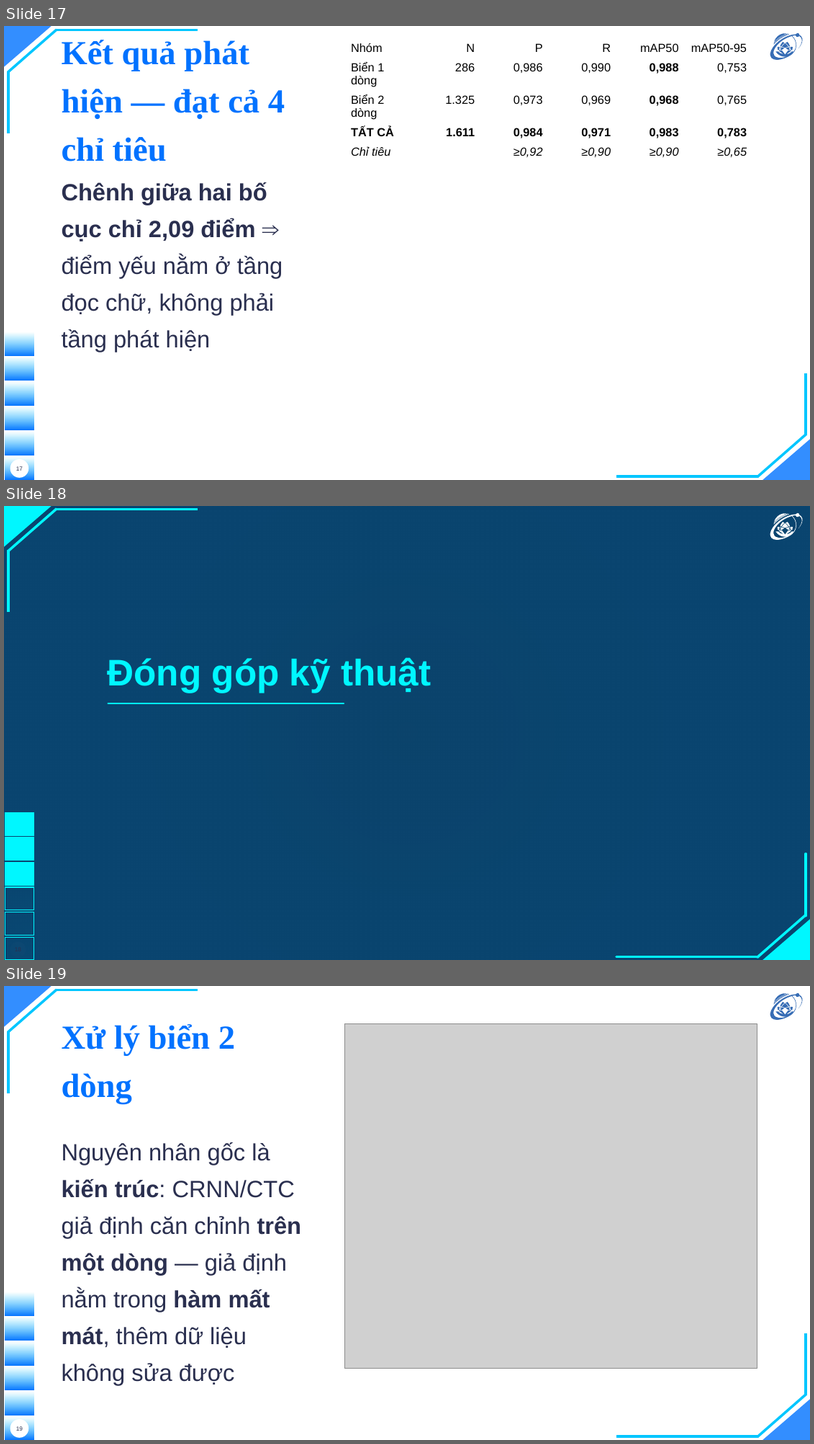
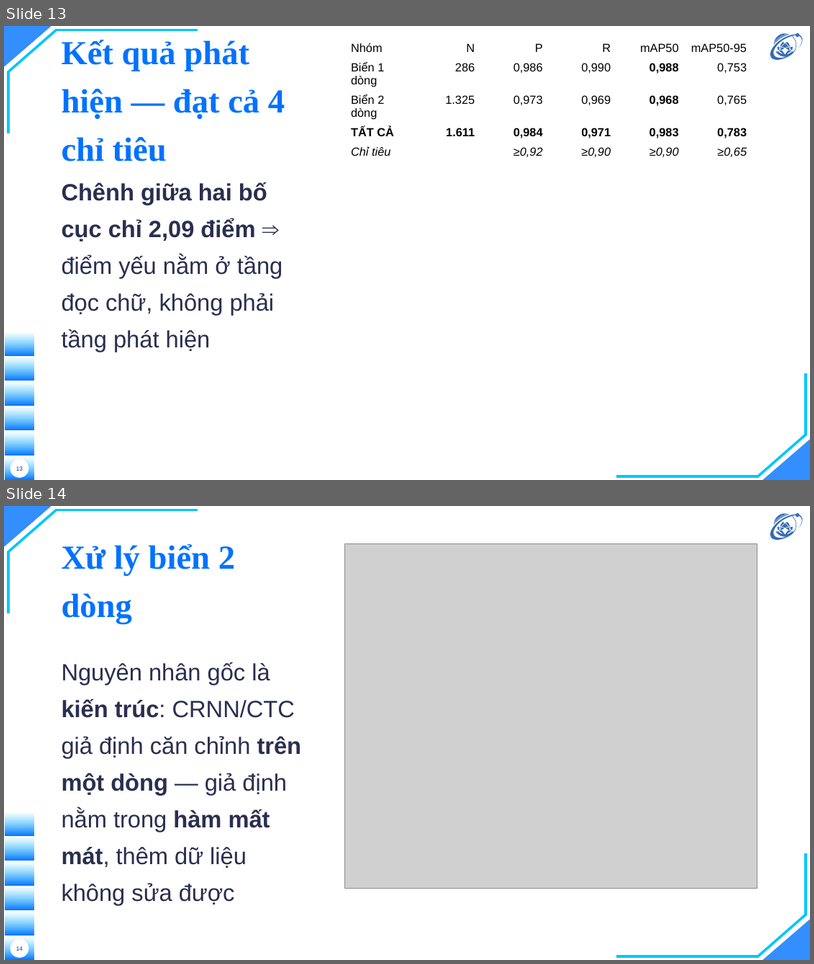
Before and after one commit to hieunguyen2604/alpr-do-an-mon-hoc, a slide deck: docs/slides/slides.pptx. Shown one above the other, each under a label of ours: slides 17, 18 and 19 before the commit, slides 13 and 14 after it. The pictures are 814x1444 and 814x964 pixels, drawn with LibreOffice and Linux fonts; fonts in the diff are those of the drawing; grey boxes stand for pictures; background and template pictures are left out; a plain dark background stands for a picture behind light text. Boxes give left, top, right and bottom in pixels: in the first picture for what was removed or moved away, otherwise in the second. Text is boxed around its words. In the diff, an @@ line names an element or a change of style, - is before the commit and + after.

```diff
--- a/docs/slides/slides.pptx
+++ b/docs/slides/slides.pptx
@@ slide 18 removed at <box>4,506,810,960</box>, background picture (left out) @@
@@ rectangle removed at <box>4,506,810,960</box> @@
@@ rectangle removed at <box>4,506,810,960</box> @@
@@ triangle removed at <box>4,506,52,546</box> @@
@@ line removed from (57, 508) to (8, 551) @@
@@ line removed from (198, 509) to (55, 509) @@
@@ freeform shape removed at <box>771,513,803,540</box> @@
@@ line removed from (8, 612) to (8, 550) @@
@@ title removed at <box>108,657,431,692</box> @@
-Đóng góp kỹ thuật
@@ line removed from (108, 703) to (344, 703) @@
@@ rectangle removed at <box>5,812,34,835</box> @@
@@ rectangle removed at <box>5,837,34,860</box> @@
@@ rectangle removed at <box>5,862,34,885</box> @@
@@ line removed from (806, 854) to (806, 916) @@
@@ rectangle removed at <box>5,887,34,910</box> @@
@@ rectangle removed at <box>5,887,34,910</box> @@
@@ rectangle removed at <box>5,912,34,935</box> @@
@@ rectangle removed at <box>5,912,34,935</box> @@
@@ line removed from (758, 957) to (807, 914) @@
@@ rectangle removed at <box>5,937,34,960</box> @@
@@ rectangle removed at <box>5,937,34,960</box> @@
@@ triangle removed at <box>763,919,810,960</box> @@
@@ page number removed at <box>8,939,28,960</box> @@
-18
@@ ellipse removed at <box>10,942,26,957</box> @@
@@ line removed from (617, 957) to (759, 957) @@
@@ what was slide 17 is now slide 13 @@
@@ page number at <box>16,466,23,470</box>: text changed @@
-17
+13
@@ what was slide 19 is now slide 14 @@
@@ page number at <box>16,946,23,950</box>: text changed @@
-19
+14
```
Also in this commit, not shown: 2 slides changed, 6 other slides removed, 2 other files.
